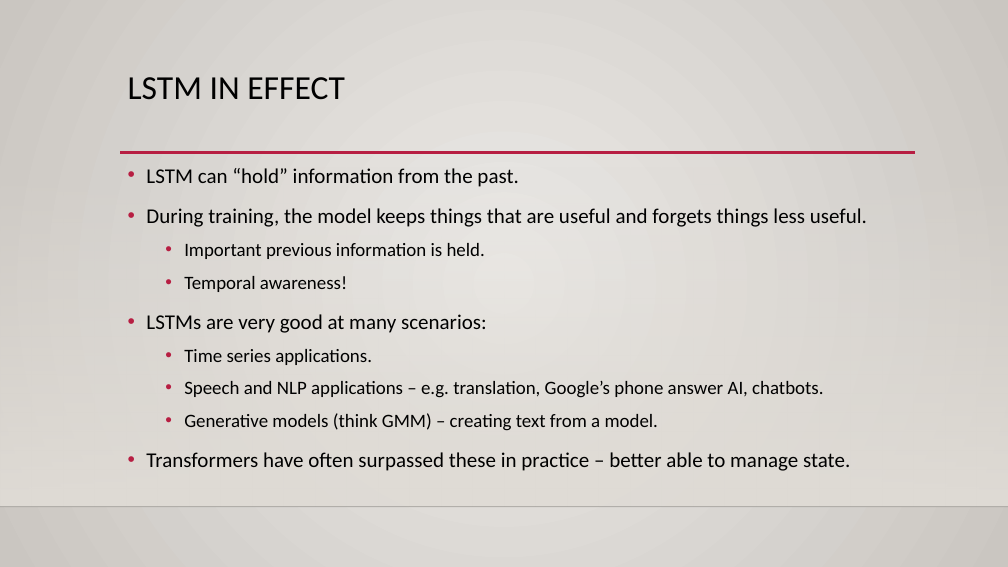
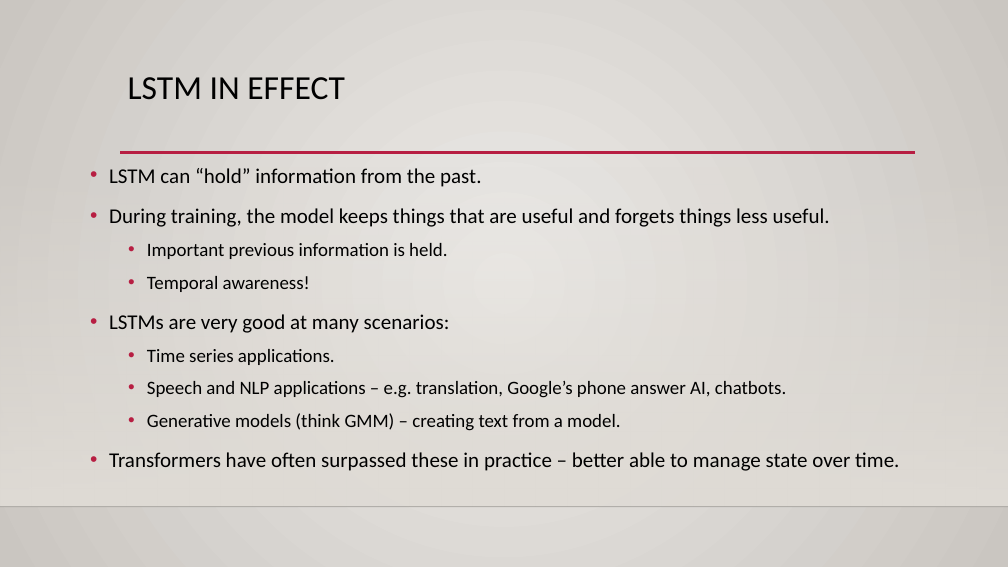
Before and after one commit to calvint13/Intro_to_Machine_Learning_Student_Workbooks, a slide deck: slide 19 of reference_content/Slides/rnn_lstm.pptx (slide 14 before the commit). Drawn at 1008x567 pixels with LibreOffice and Linux fonts; fonts in the diff are those of the drawing; background and template pictures are left out. Boxes give left, top, right and bottom in pixels: in the first picture for what was removed or moved away, otherwise in the second. Text is boxed around its words. In the diff, an @@ line names an element or a change of style, - is before the commit and + after.

```diff
--- a/reference_content/Slides/rnn_lstm.pptx
+++ b/reference_content/Slides/rnn_lstm.pptx
@@ text "LSTM can “hold” information from ...": place and size @@
-text "LSTM can “hold” information from ..." at (146, 168, 867, 471)
+text "LSTM can “hold” information from ..." at (109, 168, 899, 471)
@@ text at (109, 452, 899, 471): text changed @@
-• Transformers have often surpassed these in practice – better able to manage state.
+• Transformers have often surpassed these in practice – better able to manage state over time.
```
Also in this commit, not shown: 11 other slides changed, 6 slides added, 2 slides removed, 1 other file.
